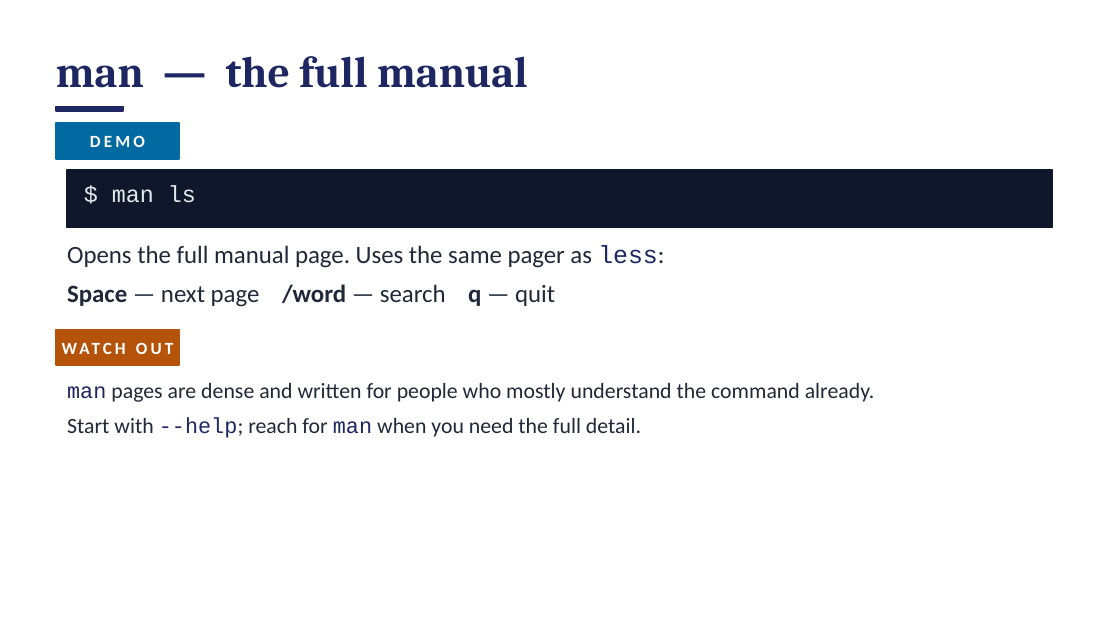
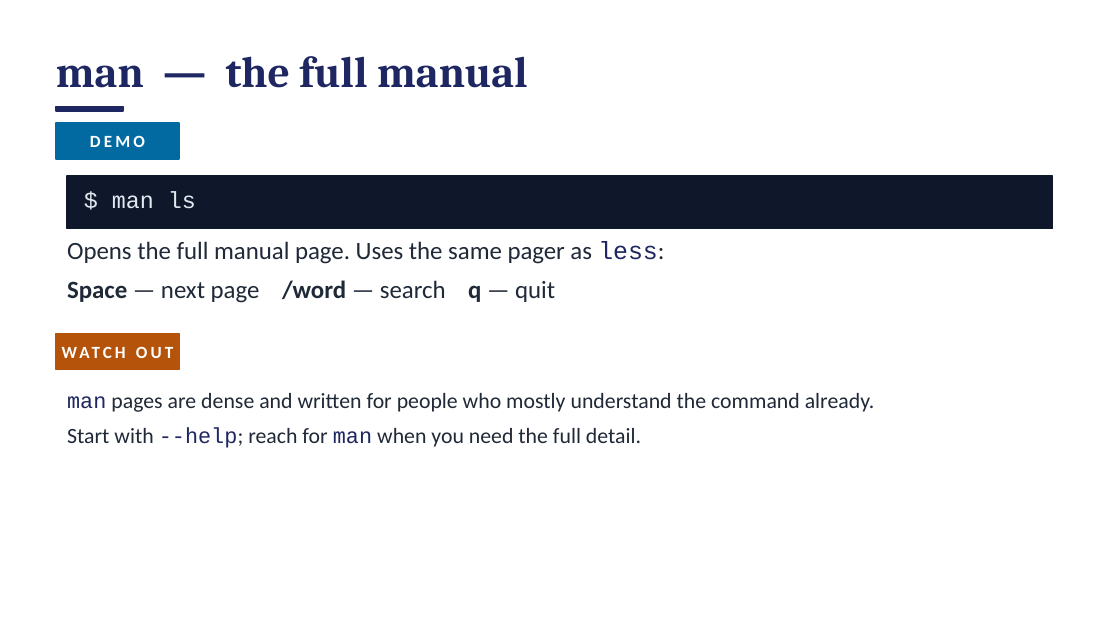
Before and after one commit to access-ci-org/Operations-STEP-2026, a slide deck: slide 50 of Linux_Terminal/DRAFT_workshop-linux-session1.pptx. Drawn at 1120x630 pixels with LibreOffice and Linux fonts; fonts in the diff are those of the drawing. Boxes give left, top, right and bottom in pixels: in the first picture for what was removed or moved away, otherwise in the second. Text is boxed around its words. In the diff, an @@ line names an element or a change of style, - is before the commit and + after.

```diff
--- a/Linux_Terminal/DRAFT_workshop-linux-session1.pptx
+++ b/Linux_Terminal/DRAFT_workshop-linux-session1.pptx
@@ rectangle: place and size @@
-rectangle at (67,170,1053,227)
+rectangle at (67,176,1053,228)
@@ text "$ man ls": place and size @@
-text "$ man ls" at (112,185,196,203)
+text "$ man ls" at (112,191,196,209)
@@ text "Opens the full manual page. ...": place and size @@
-text "Opens the full manual page. ..." at (67,245,664,307)
+text "Opens the full manual page. ..." at (67,241,664,303)
@@ text "WATCH OUT": place and size @@
-text "WATCH OUT" at (56,329,179,365)
+text "WATCH OUT" at (56,334,179,370)
@@ rectangle: place and size @@
-rectangle at (56,329,179,365)
+rectangle at (56,334,179,370)
@@ text "man pages are dense and ...": place and size @@
-text "man pages are dense and ..." at (67,383,874,438)
+text "man pages are dense and ..." at (67,393,874,448)
```
Also in this commit, not shown: 92 other slides changed, 1 slide added, 3 slides removed, 1 other file.
